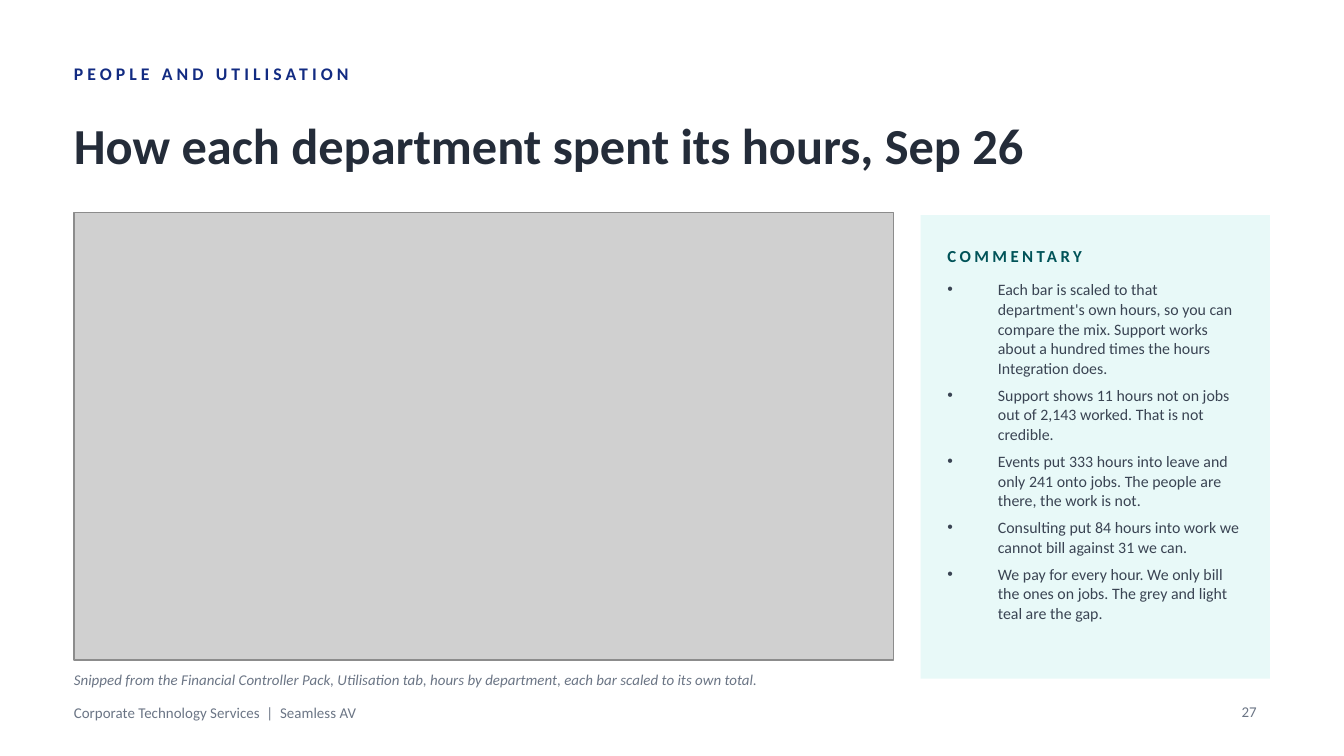
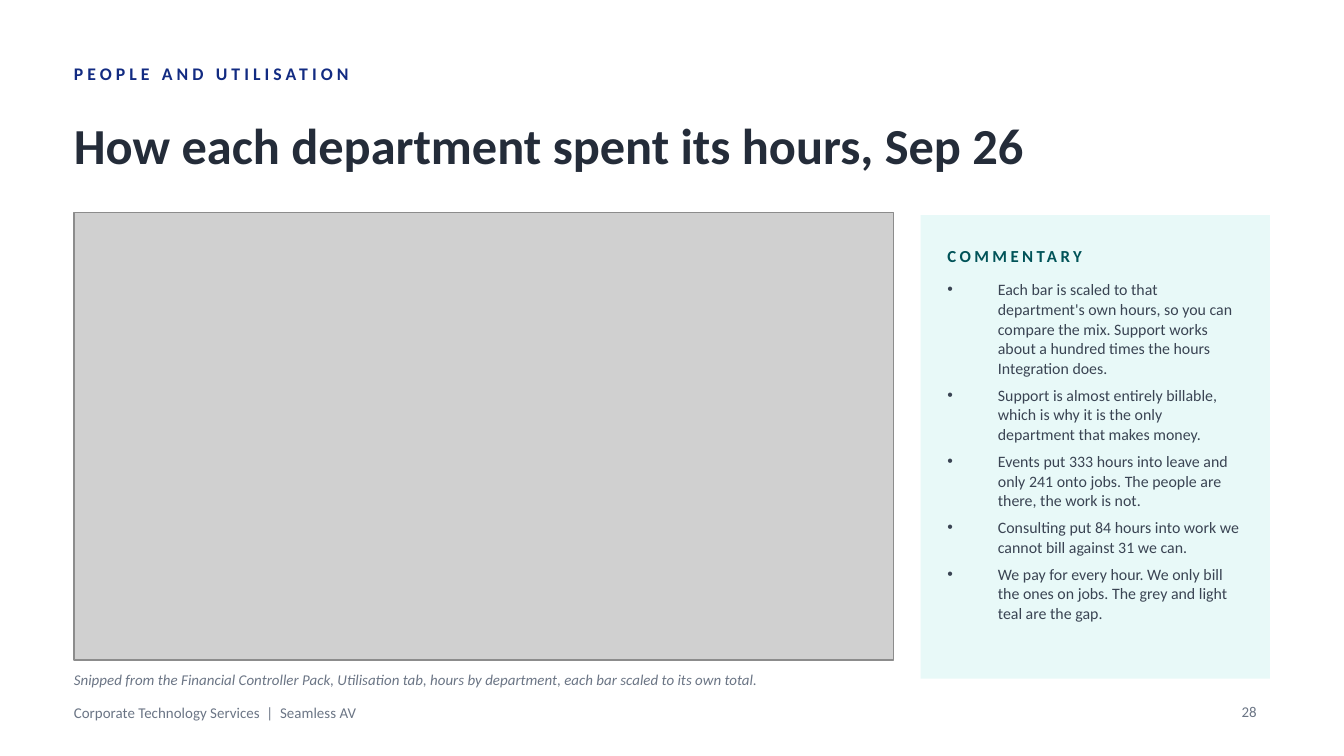
Before and after one commit to WesleyNelson-O33/Claude, a slide deck: slide 28 of deck/CTS Monthly Business Review - September 2026.pptx (slide 27 before the commit). Drawn at 1344x756 pixels with LibreOffice and Linux fonts; fonts in the diff are those of the drawing; grey boxes stand for pictures. Boxes give left, top, right and bottom in pixels: in the first picture for what was removed or moved away, otherwise in the second. Text is boxed around its words. In the diff, an @@ line names an element or a change of style, - is before the commit and + after.

```diff
--- a/deck/CTS Monthly Business Review - September 2026.pptx
+++ b/deck/CTS Monthly Business Review - September 2026.pptx
@@ text at (998,390,1217,443): text changed @@
-• Support shows 11 hours not on jobs out of 2,143 worked. That is not credible.
+• Support is almost entirely billable, which is why it is the only department that makes money.
@@ page number at (1242,707,1257,717): text changed @@
-27
+28
```
Also in this commit, not shown: 4 other slides changed, 1 slide added, 19 other files.
